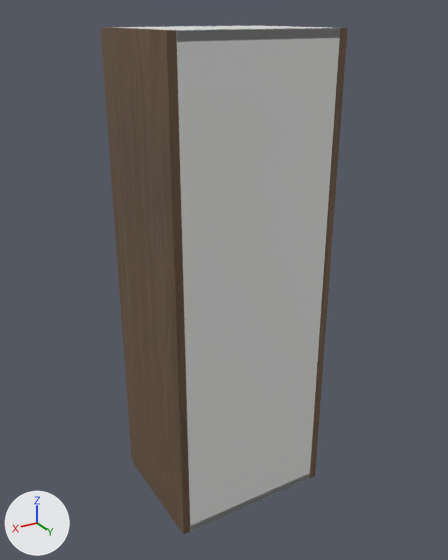
The glTF model storefront/public/cabinet-inventory/models/oppein-pb-mso-w1542.glb: old version first, new version second.
Camera for both pictures: a 50 mm camera at (0.854, 0.969, 1.092) aimed at (0.184, -0.149, 0.533). The lights are fixed; the arrows at lower left show +X, +Y and +Z. The picture after the commit comes second. Where no turn or scale is listed for an object, it has been applied to the vertices.

Before the edit, the objects in view are built like this:
```python
me_cube = bpy.data.meshes.new('Cube')
me_cube.from_pydata(...)  # 56 vertices, 108 faces; spans x -0.009..0.009, y -0.142..0.142, z -0.533..0.533
me_cube.materials.append(mat_supplier_finish___smoked_oak)
me_cube_001 = bpy.data.meshes.new('Cube.001')
me_cube_001.from_pydata(...)  # 56 vertices, 108 faces; spans x -0.009..0.009, y -0.142..0.142, z -0.533..0.533
me_cube_001.materials.append(mat_supplier_finish___smoked_oak)
me_cube_002 = bpy.data.meshes.new('Cube.002')
me_cube_002.from_pydata(...)  # 56 vertices, 108 faces; spans x -0.172..0.172, y -0.006..0.006, z -0.533..0.533
me_cube_002.materials.append(mat_cabinet_interior___visual_interpretation)  # white #e5e6e3
ob_cabinet_back = bpy.data.objects.new('Cabinet back', me_cube_002)
ob_cabinet_back.location = (0.191, -0.006, 0.533)
ob_cabinet_side = bpy.data.objects.new('Cabinet side', me_cube)
ob_cabinet_side.location = (0.009, -0.142, 0.533)
ob_cabinet_side_001 = bpy.data.objects.new('Cabinet side.001', me_cube_001)
ob_cabinet_side_001.location = (0.372, -0.142, 0.533)
# also in view: 'Cabinet top' at (0.191, -0.142, 1.058); 'Door' at (0.191, -0.295, 0.533)
```
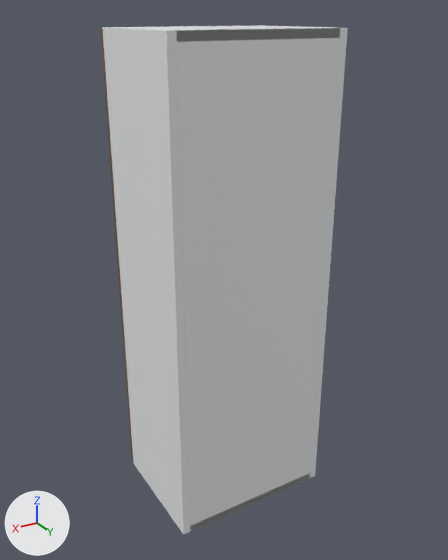
Changed parts and their boxes [x1, y1, x2, y2] in the pictures (448 x 560 px):
'Cabinet side.001', recoloured (lighter)
    both: [102, 27, 190, 535]
'Cabinet side', recoloured
    both: [259, 25, 348, 478]

Edits to the bpy script that builds the scene:
```text
Add mat_white_cabinet_carcass:
    mat_white_cabinet_carcass = principled_material('White cabinet carcass')
    mat_white_cabinet_carcass.base_color = (0.82, 0.83, 0.835)  # white #eaebec
    mat_white_cabinet_carcass.roughness = 0.48
Change me_cube:
    where me_cube.from_pydata(...)  # 56 vertices, 108 faces; spans x -0.009..0.009, y -0.142..0.142, z -0.533..0.533
    remove me_cube.materials.append(mat_supplier_finish___smoked_oak)
    add me_cube.materials.append(mat_white_cabinet_carcass)  # white #eaebec
Change me_cube_001:
    where me_cube_001.from_pydata(...)  # 56 vertices, 108 faces; spans x -0.009..0.009, y -0.142..0.142, z -0.533..0.533
    remove me_cube_001.materials.append(mat_supplier_finish___smoked_oak)
    add me_cube_001.materials.append(mat_white_cabinet_carcass)  # white #eaebec
```
